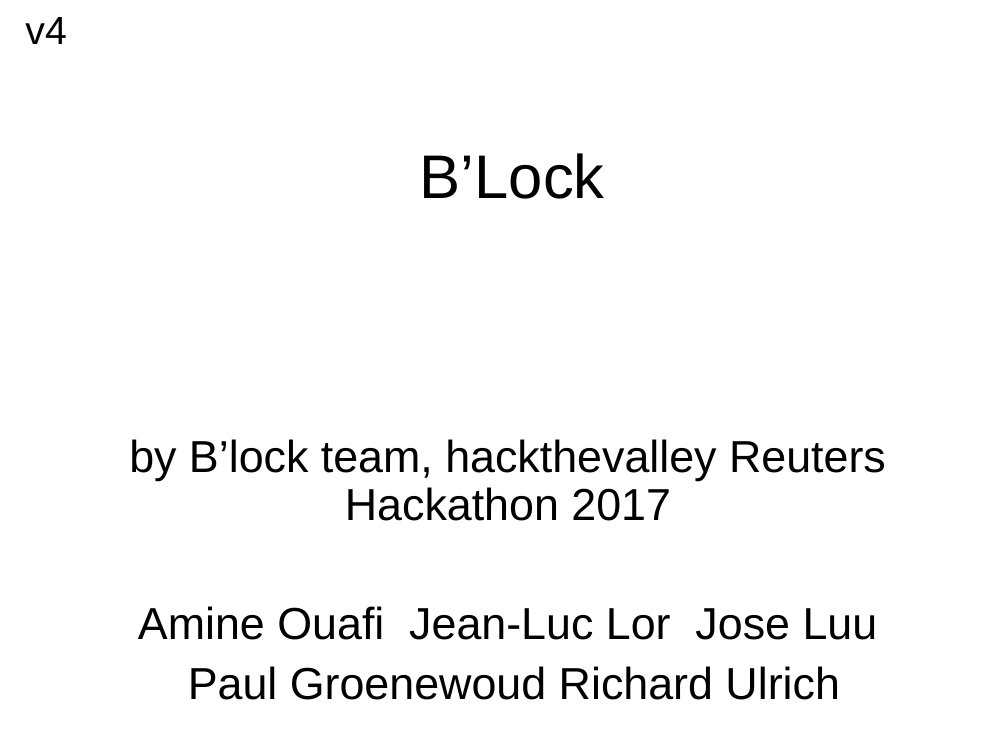
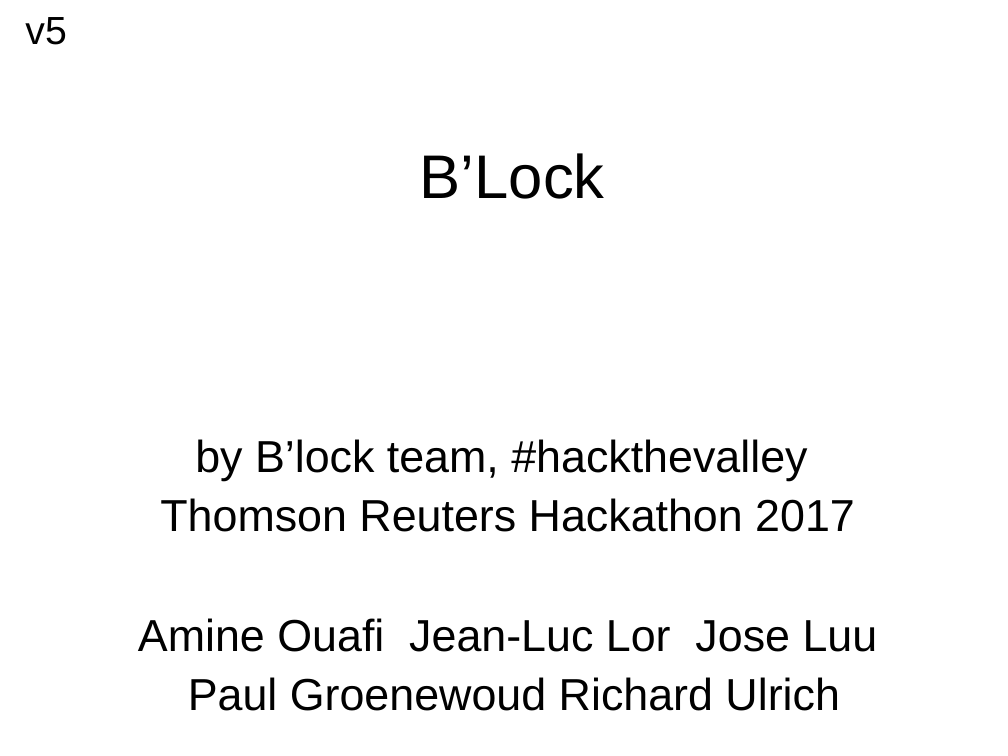
Before and after one commit to blockTeamhackathon/documents, a slide deck: slide 1 of B’Lock.ppt. Drawn at 1008x756 pixels with LibreOffice and Linux fonts; fonts in the diff are those of the drawing. Boxes give left, top, right and bottom in pixels: in the first picture for what was removed or moved away, otherwise in the second. Text is boxed around its words. In the diff, an @@ line names an element or a change of style, - is before the commit and + after.

```diff
--- a/B’Lock.ppt
+++ b/B’Lock.ppt
@@ text at <box>25,17,66,45</box>: text changed @@
-v4
+v5
@@ subtitle at <box>160,439,855,532</box>: text changed @@
-by B’lock team, hackthevalley Reuters Hackathon 2017
+by B’lock team, #hackthevalley
+Thomson Reuters Hackathon 2017
```
Also in this commit, not shown: 5 other slides changed, 7 slides added.
